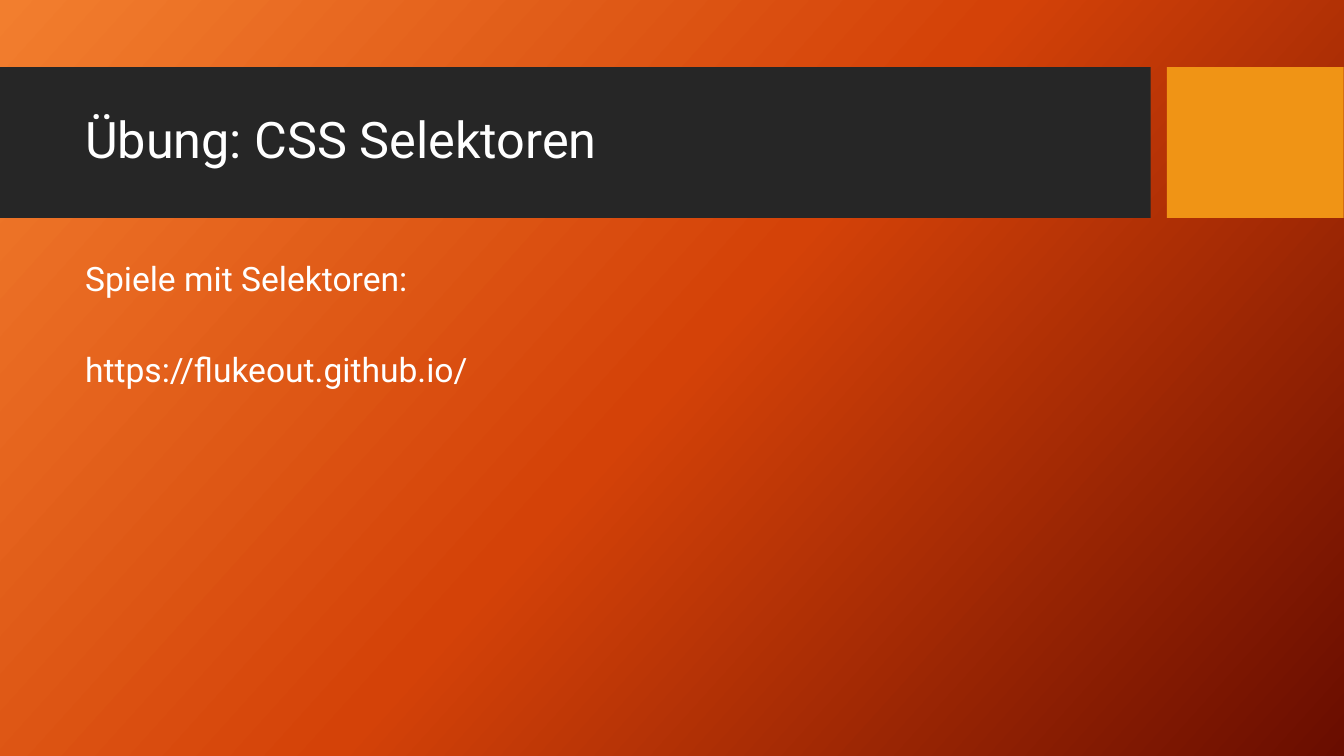
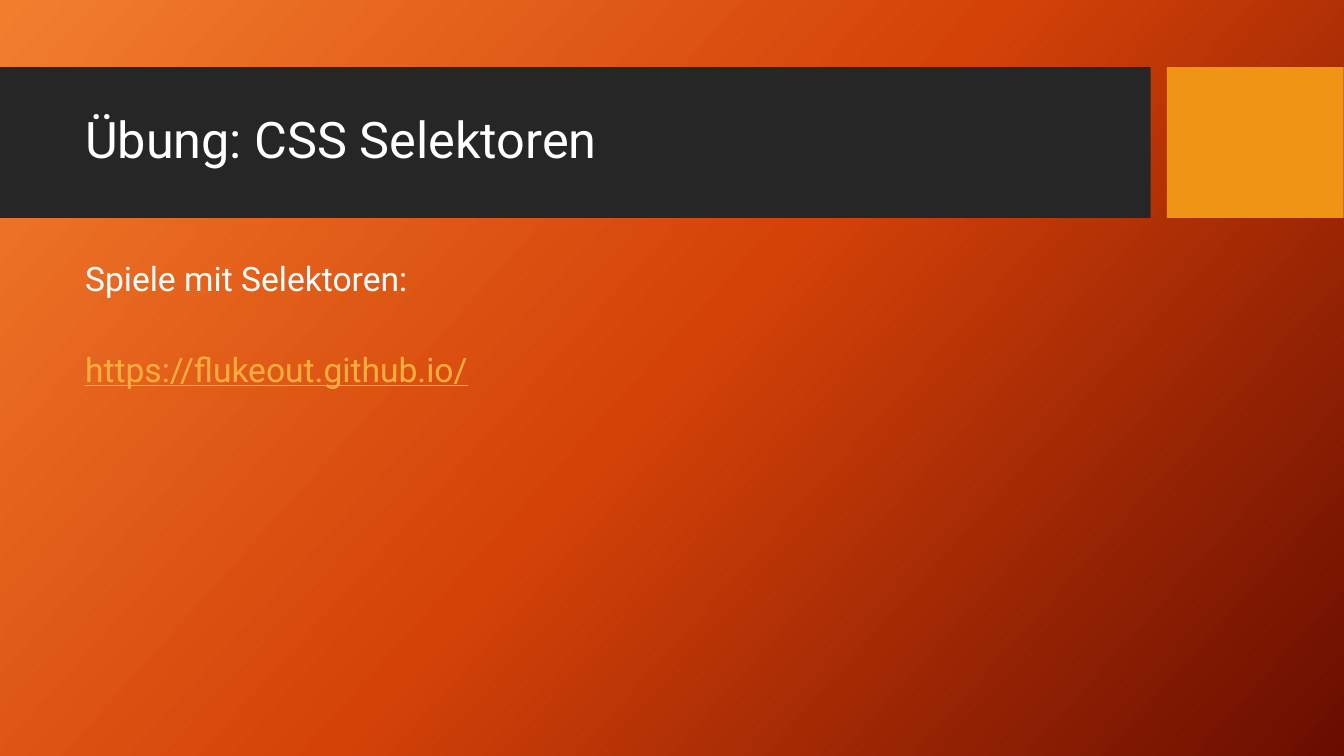
Before and after one commit to TomFrey/htmlCssBasicUebungen, a slide deck: slide 55 of html Schulung.pptx (slide 51 before the commit). Drawn at 1344x756 pixels with LibreOffice and Linux fonts; fonts in the diff are those of the drawing; background and template pictures are left out. Boxes give left, top, right and bottom in pixels: in the first picture for what was removed or moved away, otherwise in the second. Text is boxed around its words. In the diff, an @@ line names an element or a change of style, - is before the commit and + after.

Commit message:
Demo und Folien zu Selektoren

```diff
--- a/html Schulung.pptx
+++ b/html Schulung.pptx
@@ text at [85, 356, 467, 389]: text colour #FFFFFF to #FFAE3E, underline on in "https://flukeout.github.io/" @@
```
Also in this commit, not shown: 3 other slides changed, 4 slides added, 3 other files.
